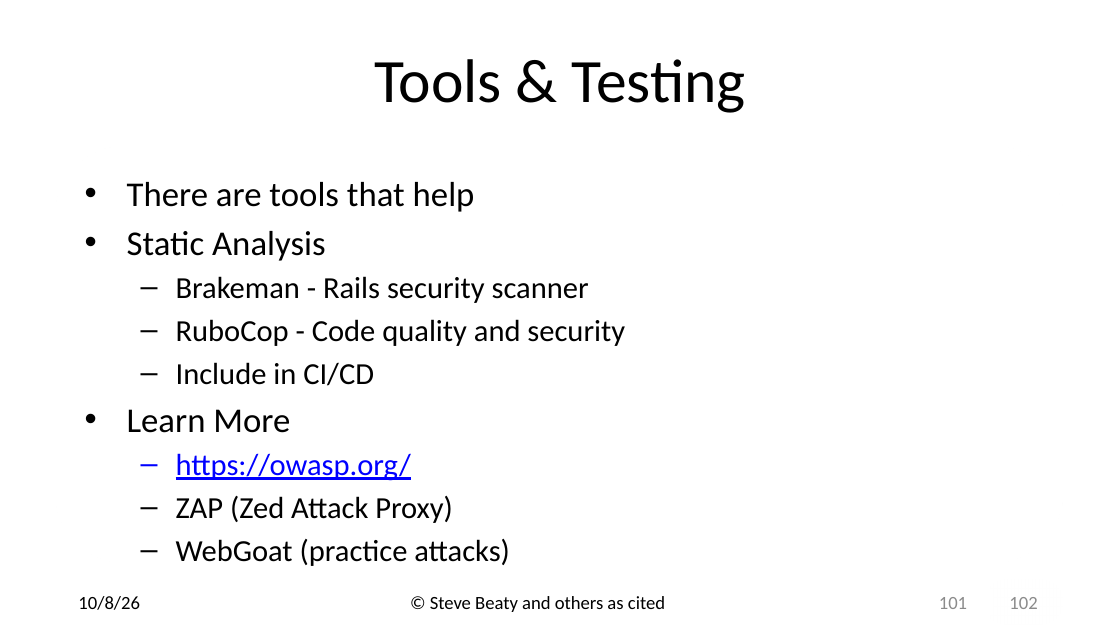
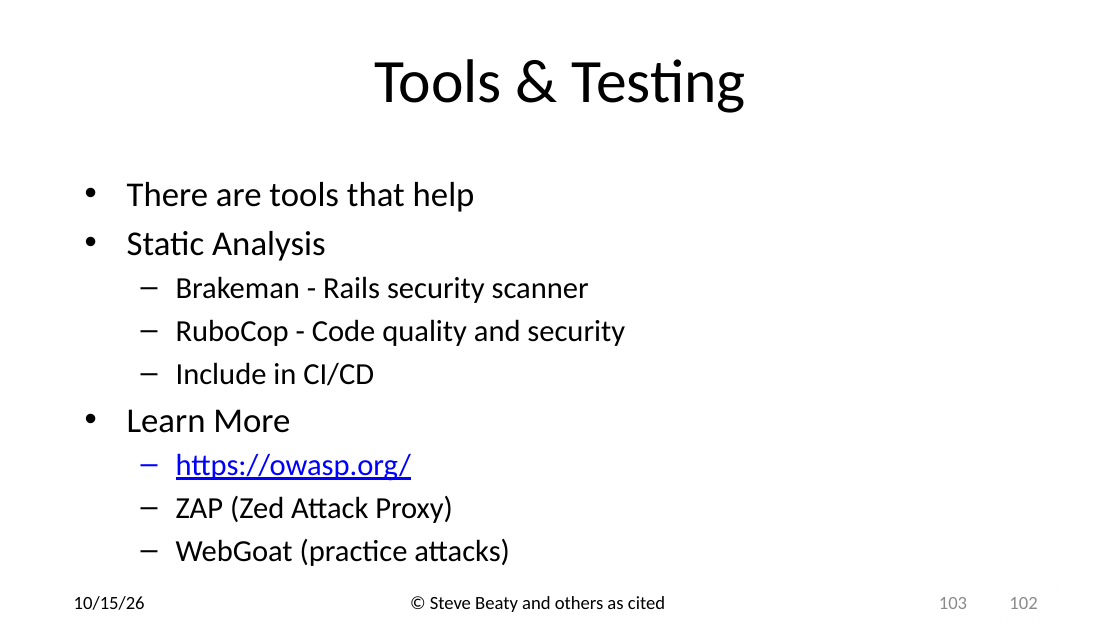
Before and after one commit to drb80/WebAppDev, a slide deck: slide 103 of Slides/Chapter06.pptx (slide 101 before the commit). Drawn at 1120x630 pixels with LibreOffice and Linux fonts; fonts in the diff are those of the drawing; background and template pictures are left out. Boxes give left, top, right and bottom in pixels: in the first picture for what was removed or moved away, otherwise in the second. Text is boxed around its words. In the diff, an @@ line names an element or a change of style, - is before the commit and + after.

```diff
--- a/Slides/Chapter06.pptx
+++ b/Slides/Chapter06.pptx
@@ text at (74, 596, 145, 610): text changed @@
-10/8/26
+10/15/26
@@ page number at (939, 597, 967, 609): text changed @@
-101
+103
```
Also in this commit, not shown: 100 other slides changed, 2 slides added, 1 other file.
